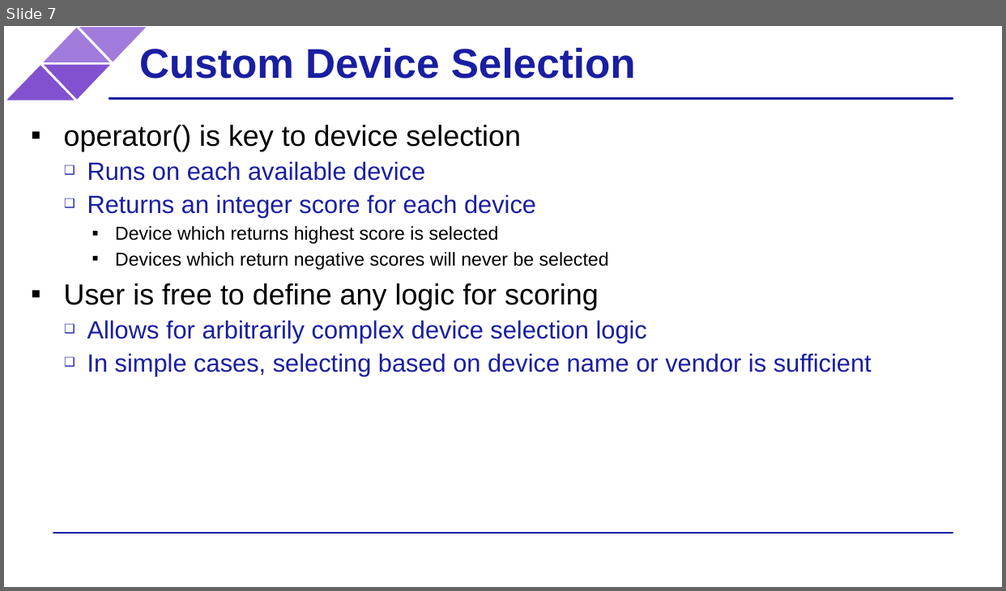
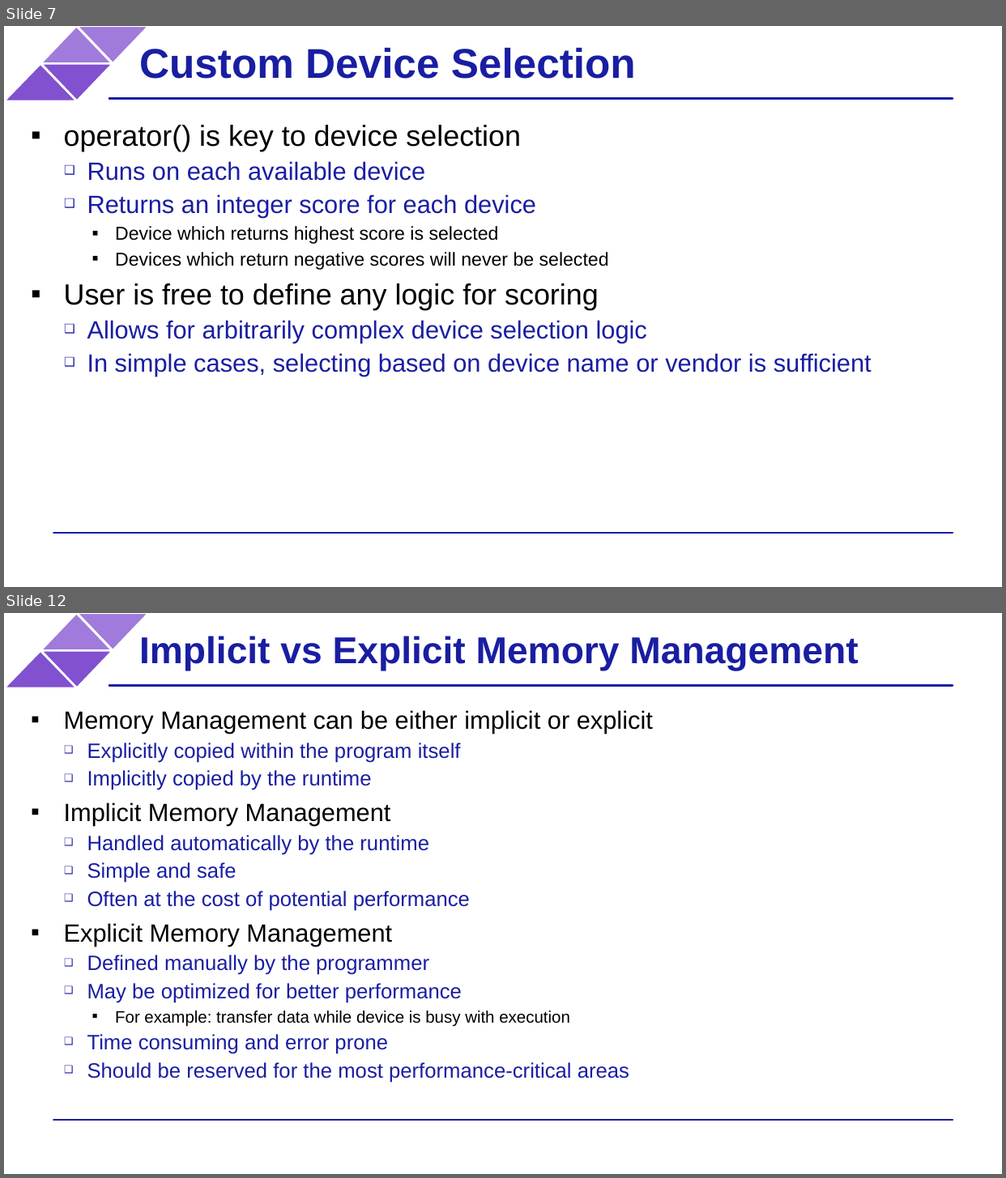
Before and after one commit to BenjaminMFindley/Reconfig-2-SYCL-DPCPP, a slide deck: Slides/SYCL intro.pptx. Shown one above the other, each under a label of ours: slide 7 before the commit, slides 7 and 12 after it; the slides between them are not shown. The pictures are 1006x591 and 1006x1178 pixels, drawn with LibreOffice and Linux fonts; fonts in the diff are those of the drawing; background and template pictures are left out. Boxes give left, top, right and bottom in pixels: in the first picture for what was removed or moved away, otherwise in the second. Text is boxed around its words. In the diff, an @@ line names an element or a change of style, - is before the commit and + after.

Commit message:
Data management, USM, Buffers

```diff
--- a/Slides/SYCL intro.pptx
+++ b/Slides/SYCL intro.pptx
@@ slide 12 added at <box>4,613,1002,1174</box>, background #FFFFFF; not listed: 6 template elements that a slide beside it also shows @@
@@ title added at <box>139,636,858,671</box>, 36 pt, text #191EA2, bold @@
+Implicit vs Explicit Memory Management
@@ text added at <box>64,710,653,1083</box>, 20 pt, text #191EA2 @@
+▪ Memory Management can be either implicit or explicit
+  ❑ Explicitly copied within the program itself
+  ❑ Implicitly copied by the runtime
+▪ Implicit Memory Management
+  ❑ Handled automatically by the runtime
+  ❑ Simple and safe
+  ❑ Often at the cost of potential performance
+▪ Explicit Memory Management
+  ❑ Defined manually by the programmer
+  ❑ May be optimized for better performance
+    ▪ For example: transfer data while device is busy with execution
+  ❑ Time consuming and error prone
+  ❑ Should be reserved for the most performance-critical areas
```
Also in this commit, not shown: 1 slide changed, 6 other slides added, 1 other file.
